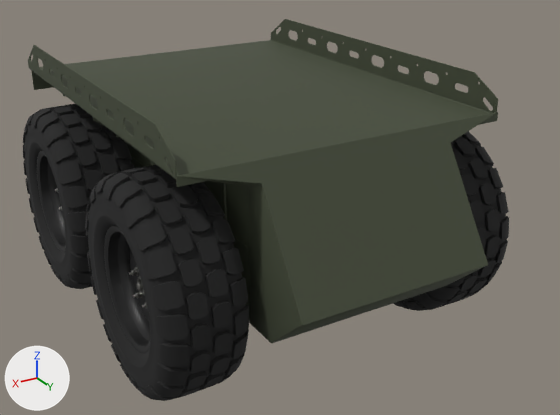
One commit to the glTF model tools/source_models/zmiy_logistic/zmiy_logistic.glb: the scene before it, then after it.
One viewpoint serves both versions: a camera (50 mm lens) standing at (1.4, 2.53, 1.64) and looking at (-0.06, 0.09, 0.42). Lighting does not change. The marker at lower left points along +X, +Y and +Z. The first picture is the older version. Where no turn or scale is listed for an object, it has been applied to the vertices.

The scene before the commit, as lines of its bpy script (objects in view):
```python
me_deck = bpy.data.meshes.new('Deck')
me_deck.from_pydata(...)  # 5746 vertices, 11428 faces; spans x -0.62..0.62, y -0.93..0.65, z -0.16..0.13
# faces by material slot: [8924, 2504]
me_deck.materials.append(mat_zmiy_paint_olive)  # greyish green #434a37
me_deck.materials.append(mat_zmiy_bolt_zinc)  # grey #8a8a85
me_hull = bpy.data.meshes.new('Hull')
me_hull.from_pydata(...)  # 2972 vertices, 5580 faces; spans x -0.41..0.41, y -0.89..0.62, z 0.29..0.86
# faces by material slot: [2604, 2976]
me_hull.materials.append(mat_zmiy_paint_olive)  # greyish green #434a37
me_hull.materials.append(mat_zmiy_bolt_zinc)  # grey #8a8a85
me_nose = bpy.data.meshes.new('Nose')
me_nose.from_pydata(...)  # 172 vertices, 324 faces; spans x -0.615..0.615, y 0.0..0.325, z 0.0..0.584
me_nose.materials.append(mat_zmiy_paint_olive)  # greyish green #434a37
ob_deck = bpy.data.objects.new('Deck', me_deck)
ob_deck.location = (0.0, 0.0, 0.858)
ob_hull = bpy.data.objects.new('Hull', me_hull)
ob_hull.location = (0.0, 0.0, 0.0)
ob_nose = bpy.data.objects.new('Nose', me_nose)
ob_nose.location = (0.0, 0.6, 0.291)
# also in view: 'Wheel_RR' at (0.55, -0.53, 0.38); 'Wheel_FR' at (0.55, 0.35, 0.38); 'Wheel_FL' at (-0.55, 0.35, 0.38)
```
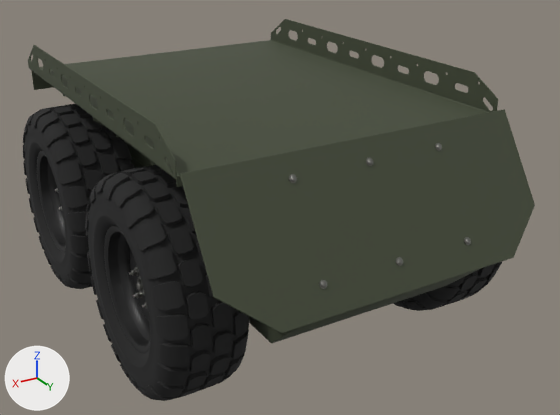
Commit message: Zmiy Logistic: bolt-on front guard plate with side brackets

The change, as JSON lines over the scene's bpy script:
```json
{"op": "add", "block": "me_frontguard", "code": ["me_frontguard = bpy.data.meshes.new('FrontGuard')", "me_frontguard.from_pydata(...)  # 1324 vertices, 2564 faces; spans x -0.615..0.615, y -0.177..0.138, z -0.208..0.215", "# faces by material slot: [604, 1960]", "me_frontguard.materials.append(mat_zmiy_paint_olive)  # greyish green #434a37", "me_frontguard.materials.append(mat_zmiy_bolt_zinc)  # grey #8a8a85"]}
{"op": "add", "block": "ob_frontguard", "code": ["ob_frontguard = bpy.data.objects.new('FrontGuard', me_frontguard)", "ob_frontguard.location = (0.0, 0.815, 0.677)"]}
```

What differs and where, as boxes [x1, y1, x2, y2] in the pictures (560 x 415 px):
```json
{"object": "FrontGuard", "change": "added", "after": [180, 109, 535, 333], "faces in mat_zmiy_paint_olive (greyish green #434a37)": [180, 109, 535, 333], "faces in mat_zmiy_bolt_zinc (grey #8a8a85)": [289, 143, 471, 289]}
{"object": "Nose", "change": "unchanged, covered by the edit", "before": [176, 112, 498, 343], "after": [176, 175, 481, 343]}
{"object": "Wheel_FL", "change": "unchanged, covered by the edit", "before": [393, 131, 509, 311], "after": [393, 262, 502, 311]}
{"object": "Hull", "change": "unchanged, covered by the edit", "before": [124, 141, 250, 318], "after": [124, 141, 250, 318]}
```
